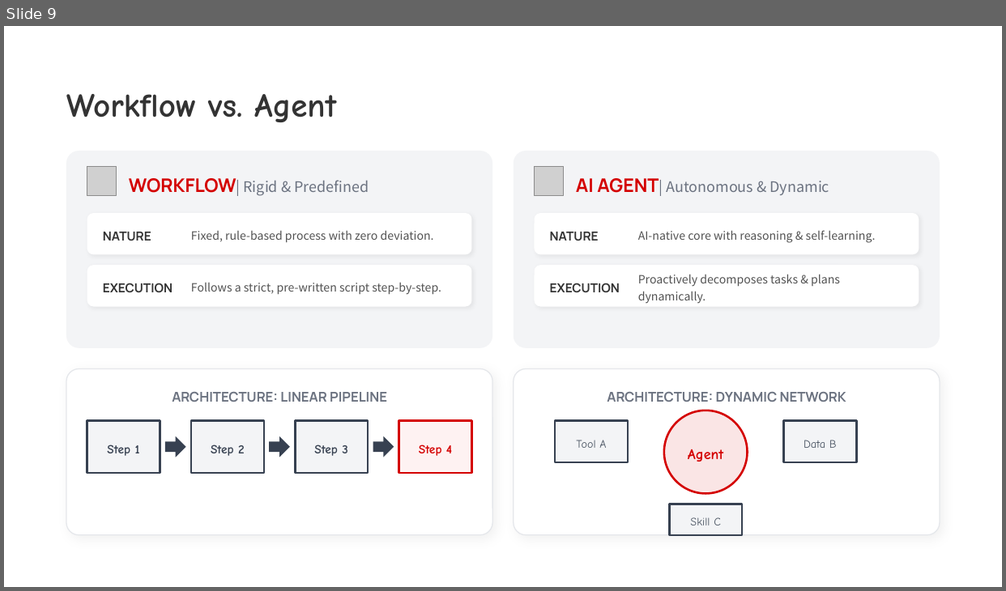
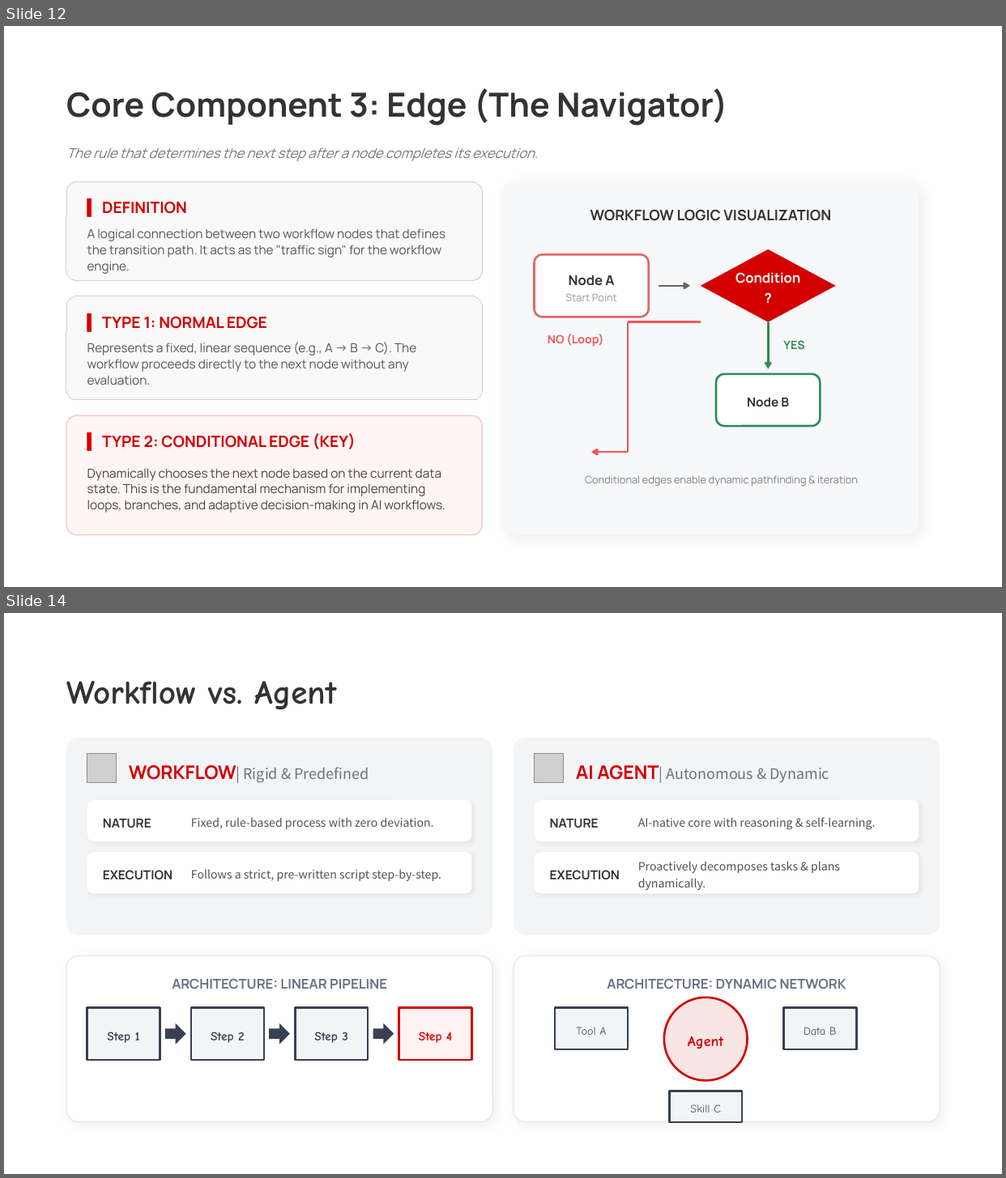
Before and after one commit to thomasdtchen/ai-agent, a slide deck: Understanding AI Agents for HSBC.pptx. Shown one above the other, each under a label of ours: slide 9 before the commit, slides 12 and 14 after it; the slides between them are not shown. The pictures are 1006x591 and 1006x1178 pixels, drawn with LibreOffice and Linux fonts; fonts in the diff are those of the drawing; grey boxes stand for pictures. Boxes give left, top, right and bottom in pixels: in the first picture for what was removed or moved away, otherwise in the second. Text is boxed around its words. In the diff, an @@ line names an element or a change of style, - is before the commit and + after.

Commit message:
update

```diff
--- a/Understanding AI Agents for HSBC.pptx
+++ b/Understanding AI Agents for HSBC.pptx
@@ slide 12 added at (4, 26, 1002, 587), background #FFFFFF @@
@@ text added at (66, 88, 728, 126), 32 pt, text #333333, bold @@
+Core Component 3: Edge (The Navigator)
@@ text added at (66, 148, 538, 161), 13 pt, text #777777, italic @@
+The rule that determines the next step after a node completes its execution.
@@ rounded rectangle added at (66, 182, 483, 280), fill #F9F9F9, outline #E0C9C9 0.75 pt @@
@@ rounded rectangle added at (503, 182, 919, 535), fill #F7F8FA @@
@@ text added at (102, 202, 187, 214), 15 pt, text #D40000, bold @@
+▍ DEFINITION
@@ text added at (590, 210, 831, 221), 14 pt, text #333333, bold @@
+WORKFLOW LOGIC VISUALIZATION
@@ text added at (87, 228, 446, 274), 12 pt, text #555555 @@
+A logical connection between two workflow nodes that defines the transition path. It acts as the "traffic sign" for the workflow engine.
@@ rounded rectangle added at (534, 255, 649, 318), fill #FFFFFF, outline #D40000 2 pt, 10 pt, text #999999 @@
+Node A
+Start Point
@@ diamond added at (701, 250, 837, 322), fill #D40000, 13 pt, text #FFFFFF, bold @@
+Condition?
@@ arrow added from (659, 286) to (691, 286), #666666 2 pt @@
@@ rounded rectangle added at (66, 297, 483, 400), fill #F9F9F9, outline #E0C9C9 0.75 pt @@
@@ text added at (102, 317, 267, 329), 15 pt, text #D40000, bold @@
+▍ TYPE 1: NORMAL EDGE
@@ text added at (548, 334, 604, 347), 11 pt, text #EB5757, bold @@
+NO (Loop)
@@ line added from (701, 322) to (628, 322), #EB5757 2 pt @@
@@ line added from (628, 322) to (628, 452), #EB5757 2 pt @@
@@ arrow added from (769, 322) to (769, 369), #2E8B57 2 pt @@
@@ text added at (783, 340, 804, 349), 11 pt, text #2E8B57, bold @@
+YES
@@ text added at (87, 342, 416, 385), 12 pt, text #555555 @@
+Represents a fixed, linear sequence (e.g., A → B → C). The workflow proceeds directly to the next node without any evaluation.
@@ rounded rectangle added at (716, 374, 820, 426), fill #FFFFFF, outline #2E8B57 2 pt, 12 pt, text #333333, bold @@
+Node B
@@ rounded rectangle added at (66, 416, 483, 535), fill #FFF5F5, outline #D40000 1 pt @@
@@ text added at (102, 433, 356, 450), 15 pt, text #D40000, bold @@
+▍ TYPE 2: CONDITIONAL EDGE (KEY)
@@ arrow added from (628, 452) to (592, 452), #EB5757 2 pt @@
@@ text added at (87, 468, 445, 513), 12 pt, text #444444 @@
+Dynamically chooses the next node based on the current data state. This is the fundamental mechanism for implementing loops, branches, and adaptive decision-making in AI workflows.
@@ text added at (585, 476, 858, 486), 10 pt, text #808080 @@
+Conditional edges enable dynamic pathfinding & iteration
@@ what was slide 9 is now slide 14 @@
```
Also in this commit, not shown: 4 other slides added.
